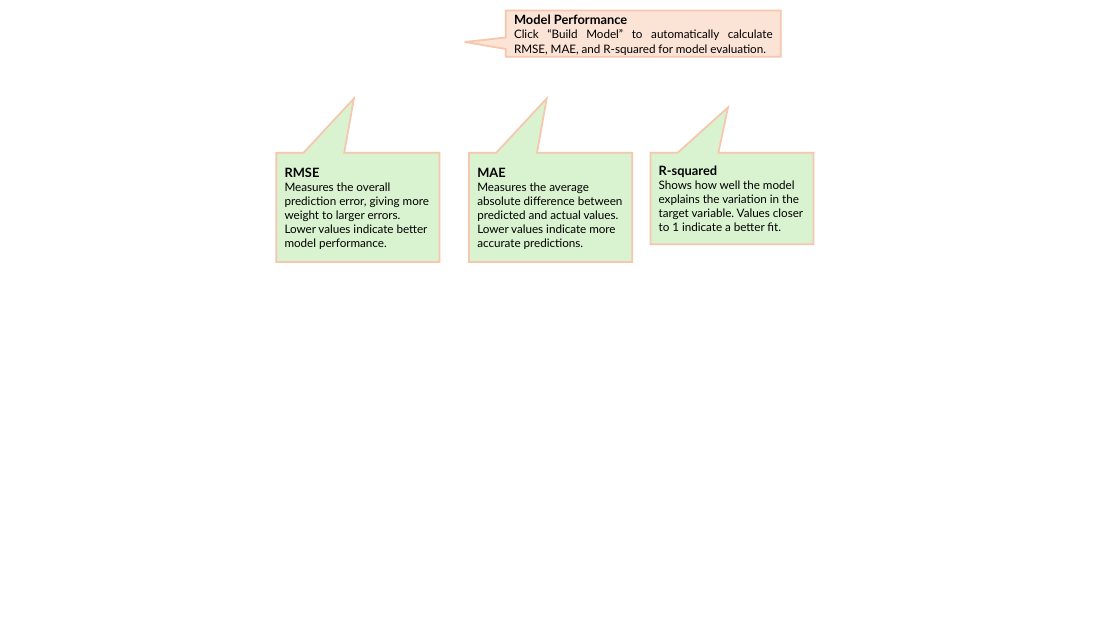
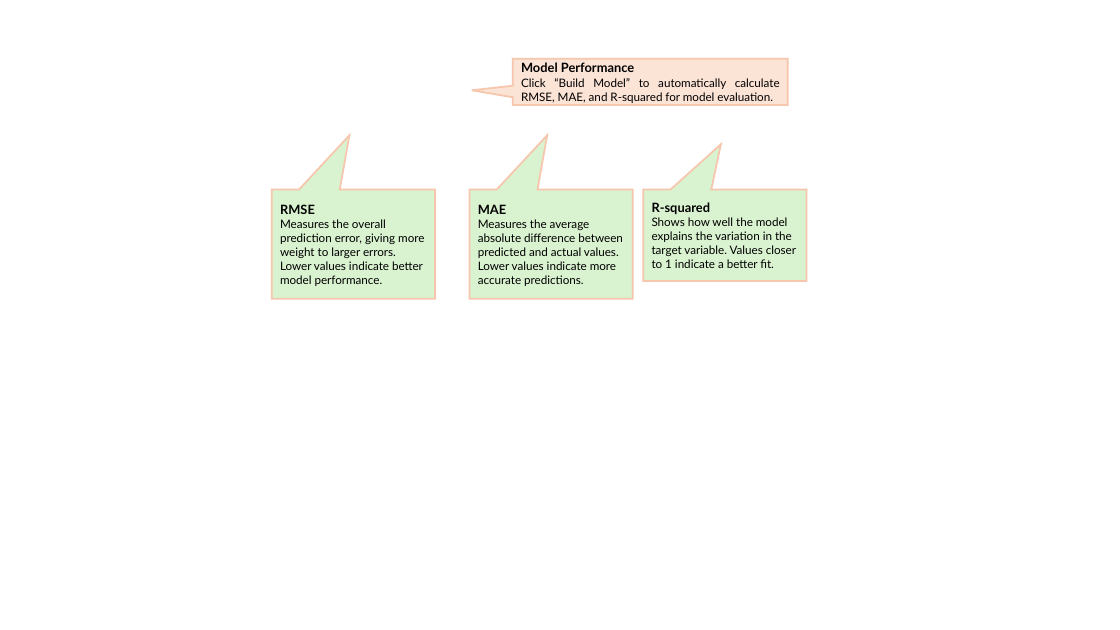
Before and after one commit to huahsuan2000/ISSS608-VAA, a slide deck: slide 4 of Take-home_Ex/Take-home_Ex02/UI Introduction.pptx. Drawn at 1120x630 pixels with LibreOffice and Linux fonts; fonts in the diff are those of the drawing; background and template pictures are left out. Boxes give left, top, right and bottom in pixels: in the first picture for what was removed or moved away, otherwise in the second. Text is boxed around its words. In the diff, an @@ line names an element or a change of style, - is before the commit and + after.

```diff
--- a/Take-home_Ex/Take-home_Ex02/UI Introduction.pptx
+++ b/Take-home_Ex/Take-home_Ex02/UI Introduction.pptx
@@ speech box "Model Performance": place and size @@
-speech box "Model Performance" at <box>506,10,781,56</box>
+speech box "Model Performance" at <box>513,59,788,105</box>
@@ speech box "RMSE": place and size @@
-speech box "RMSE" at <box>276,153,439,262</box>
+speech box "RMSE" at <box>272,190,435,299</box>
@@ speech box "MAE": place and size @@
-speech box "MAE" at <box>469,153,632,262</box>
+speech box "MAE" at <box>470,190,633,299</box>
@@ speech box "R-squared": place and size @@
-speech box "R-squared" at <box>650,153,813,245</box>
+speech box "R-squared" at <box>644,190,807,281</box>
```
Also in this commit, not shown: 3 other slides changed, 4 slides added, 29 other files.
